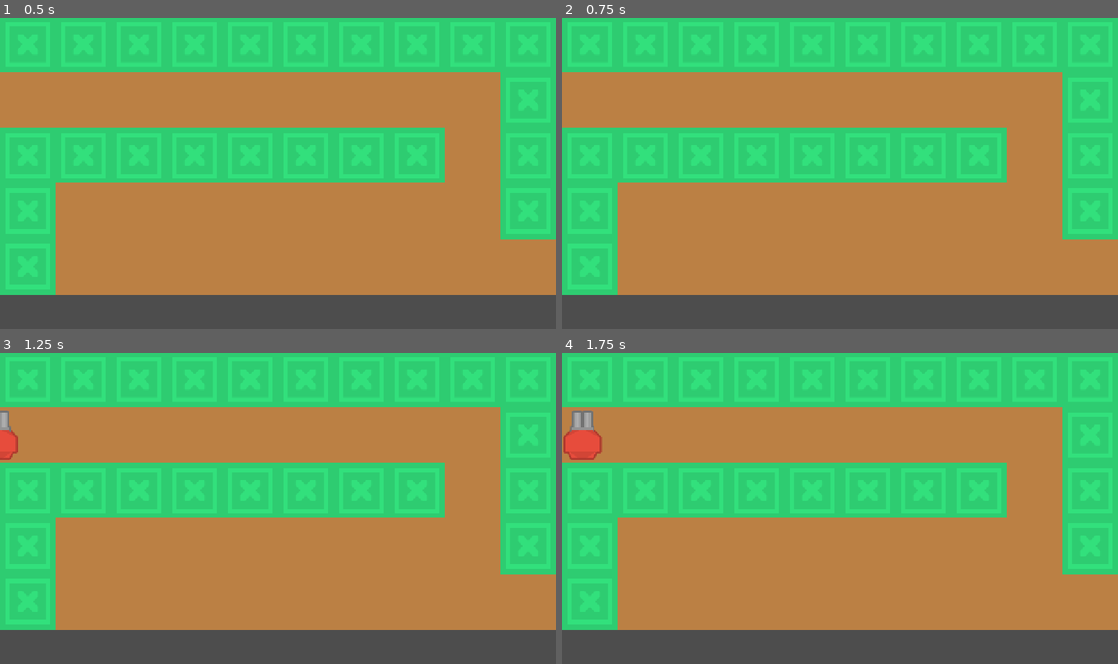
Above: before the commit, frames 1-4 (two rows, left to right).
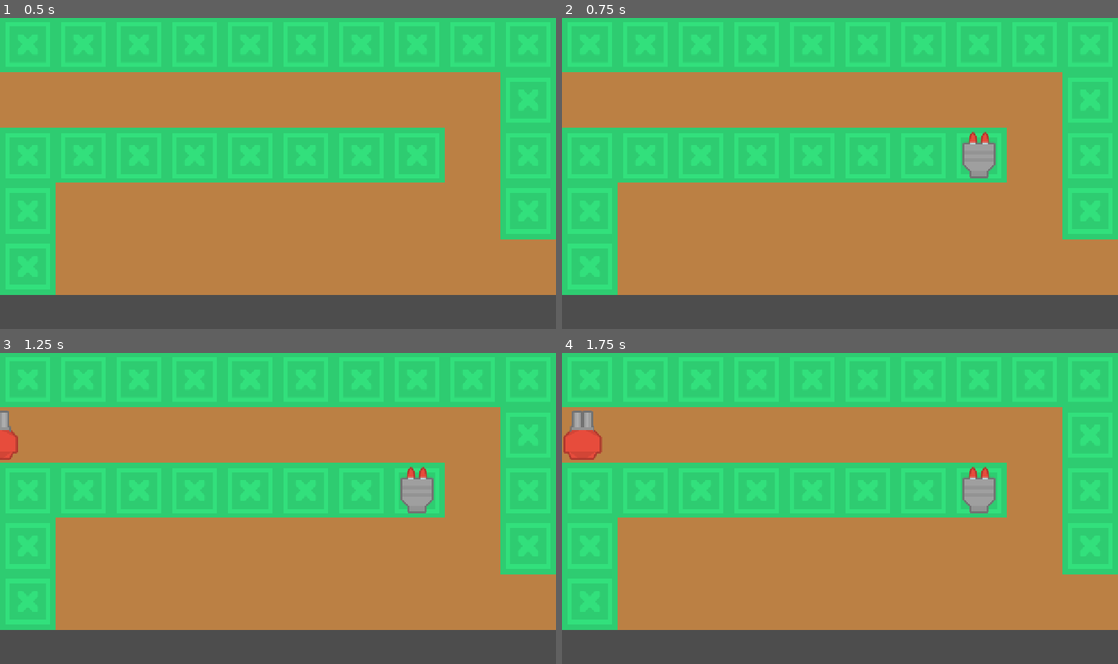
Above: after the commit, the same moments.

Repository: MarioMunPeq/primer-tower-defense
Game: Godot game, scene res://scenes/main.tscn
The game is run twice, just before and just after one commit, with the same random seed, the same clock (stepped at 60 frames per second) and the same inputs.
Inputs (mouse positions are in pixels of both pictures, inside the frame that each line leads up to):
- Up to frame 1 (0.5 s): no input
- Up to frame 2 (0.75 s): tap Enter at 0.5 s; move the mouse to (962, 157) at 0.52 s; click (962, 157) at 0.67 s
- Up to frame 3 (1.25 s): no input
- Up to frame 4 (1.75 s): move the mouse to (728, 524) at 1.27 s; click (728, 524) at 1.42 s

Frame 1 is identical in both runs. In frame 2, 0.7% of the frame differs, in the area x 72-78%, y 36-52%; in frame 3, 0.7%; in frame 4, 0.7%.

Commit message:
feat: add basic tower combat

Diff:
--- a/scenes/enemies/basic_enemy.tscn
+++ b/scenes/enemies/basic_enemy.tscn
@@ -3,9 +3,21 @@
 [ext_resource type="Texture2D" path="res://assets/sprites/towerDefense_tile250.png" id="1_sprite"]
 [ext_resource type="Script" path="res://scripts/enemies/basic_enemy.gd" id="2_script"]
 
+[sub_resource type="CircleShape2D" id="SubResource_1"]
+radius = 48.0
+
 [node name="BasicEnemy" type="Node2D"]
 script = ExtResource("2_script")
 script/speed = 100.0
+script/health = 10
 
 [node name="Sprite" type="Sprite2D" parent="."]
 texture = ExtResource("1_sprite")
+
+[node name="Hitbox" type="Area2D" parent="."]
+collision_layer = 2
+collision_mask = 0
+monitoring = false
+
+[node name="CollisionShape2D" type="CollisionShape2D" parent="Hitbox"]
+shape = SubResource("SubResource_1")
--- /dev/null
+++ b/scenes/projectiles/basic_projectile.tscn
@@ -0,0 +1,12 @@
+[gd_scene load_steps=2 format=3]
+
+[ext_resource type="Texture2D" path="res://assets/sprites/towerDefense_tile251.png" id="1_sprite"]
+[ext_resource type="Script" path="res://scripts/projectiles/basic_projectile.gd" id="2_script"]
+
+[node name="BasicProjectile" type="Node2D"]
+script = ExtResource("2_script")
+script/speed = 400.0
+
+[node name="Sprite" type="Sprite2D" parent="."]
+texture = ExtResource("1_sprite")
+scale = Vector2(0.5, 0.5)
--- /dev/null
+++ b/scenes/towers/basic_tower.tscn
@@ -0,0 +1,24 @@
+[gd_scene load_steps=3 format=3]
+
+[ext_resource type="Texture2D" path="res://assets/sprites/towerDefense_tile204.png" id="1_sprite"]
+[ext_resource type="Script" path="res://scripts/towers/basic_tower.gd" id="2_script"]
+
+[sub_resource type="CircleShape2D" id="SubResource_1"]
+radius = 180.0
+
+[node name="BasicTower" type="Node2D"]
+script = ExtResource("2_script")
+script/range = 180.0
+script/damage = 1
+script/attack_cooldown = 0.8
+
+[node name="Sprite" type="Sprite2D" parent="."]
+texture = ExtResource("1_sprite")
+
+[node name="DetectionArea" type="Area2D" parent="."]
+collision_layer = 0
+collision_mask = 2
+monitoring = true
+
+[node name="CollisionShape2D" type="CollisionShape2D" parent="DetectionArea"]
+shape = SubResource("SubResource_1")
--- a/scripts/enemies/basic_enemy.gd
+++ b/scripts/enemies/basic_enemy.gd
@@ -2,9 +2,11 @@
 ## Basic enemy that follows the EnemyPath (a Path2D) from start to finish.
 ## The enemy is instantiated as a child of a PathFollow2D, which in turn is a
 ## child of the Path2D. Each physics frame the PathFollow2D advances along the
-## curve, which moves this node along the path.
+## curve, which moves this node along the path. It has health and can be
+## damaged by towers.
 
 @export var speed: float = 100.0
+@export var health: int = 10
 
 func _ready() -> void:
 	print("BasicEnemy spawned at ", global_position)
@@ -19,8 +21,24 @@
 	if follow.progress_ratio >= 1.0:
 		_reach_end()
 
+## Applies damage to the enemy. When health reaches zero the enemy dies and
+## frees its PathFollow2D (and this node as its child).
+func take_damage(amount: int) -> void:
+	health -= amount
+	if health <= 0:
+		_die()
+
+func _die() -> void:
+	if not is_instance_valid(get_parent()):
+		return
+	if get_parent() is PathFollow2D:
+		get_parent().queue_free()
+	else:
+		queue_free()
+
 ## Called when the enemy completes the path. Frees the PathFollow2D (and this
 ## node as its child) so nothing lingers in the scene.
 func _reach_end() -> void:
 	print("BasicEnemy reached end, freeing")
-	get_parent().queue_free()
+	if is_instance_valid(get_parent()) and get_parent() is PathFollow2D:
+		get_parent().queue_free()
--- a/scripts/main.gd
+++ b/scripts/main.gd
@@ -8,12 +8,22 @@
 const ATLAS_ROAD := Vector2i(1, 0)
 
 const BASIC_ENEMY := preload("res://scenes/enemies/basic_enemy.tscn")
+const BASIC_TOWER := preload("res://scenes/towers/basic_tower.tscn")
+
+const TOWER_RANGE := 180.0
+
+var _towers := {}
+var _hover_tile := Vector2i(-1, -1)
 
 func _ready():
 	_setup_tilemap()
 	_paint_map()
 	_setup_path()
 	_spawn_enemy()
+
+	var towers := Node2D.new()
+	towers.name = "Towers"
+	add_child(towers)
 
 func _setup_tilemap():
 	var ts := TileSet.new()
@@ -86,3 +96,58 @@
 
 	var enemy := BASIC_ENEMY.instantiate()
 	follow.add_child(enemy)
+
+## Updates the hovered tile (for placement feedback) and redraws when it changes.
+func _process(_delta: float) -> void:
+	var tile := _mouse_to_tile(get_global_mouse_position())
+	if tile != _hover_tile:
+		_hover_tile = tile
+		queue_redraw()
+
+func _unhandled_input(event: InputEvent) -> void:
+	if event is InputEventMouseButton and event.button_index == MOUSE_BUTTON_LEFT and event.pressed:
+		_try_place_tower(get_global_mouse_position())
+
+## Converts a world position to tilemap coordinates. Returns (-1,-1) off-map.
+func _mouse_to_tile(world_pos: Vector2) -> Vector2i:
+	var tile := Vector2i(floori(world_pos.x / TILE_SIZE), floori(world_pos.y / TILE_SIZE))
+	if tile.x < 0 or tile.y < 0 or tile.x >= MAP_COLS or tile.y >= MAP_ROWS:
+		return Vector2i(-1, -1)
+	return tile
+
+## Can only place on a grass tile that does not already hold a tower.
+func _can_place(tile: Vector2i) -> bool:
+	if tile == Vector2i(-1, -1):
+		return false
+	if _towers.has(tile):
+		return false
+	return $Map.get_cell_atlas_coords(tile) == ATLAS_GRASS
+
+func _try_place_tower(world_pos: Vector2) -> void:
+	var tile := _mouse_to_tile(world_pos)
+	if not _can_place(tile):
+		return
+
+	var tower := BASIC_TOWER.instantiate()
+	tower.position = _tile_center(tile)
+	$Towers.add_child(tower)
+	_towers[tile] = tower
+	queue_redraw()
+
+func _tile_center(tile: Vector2i) -> Vector2:
+	return Vector2(tile.x * TILE_SIZE + TILE_SIZE / 2.0, tile.y * TILE_SIZE + TILE_SIZE / 2.0)
+
+## Placement feedback: highlights the hovered tile (green if placeable, red if
+## not) and draws a translucent range circle when placing is allowed.
+func _draw() -> void:
+	if _hover_tile == Vector2i(-1, -1):
+		return
+
+	var placeable := _can_place(_hover_tile)
+	var tile_pos := Vector2(_hover_tile.x * TILE_SIZE, _hover_tile.y * TILE_SIZE)
+	var color := Color(0.3, 1.0, 0.3, 0.45) if placeable else Color(1.0, 0.3, 0.3, 0.45)
+	draw_rect(Rect2(tile_pos, Vector2(TILE_SIZE, TILE_SIZE)), color, true)
+
+	if placeable:
+		var center := tile_pos + Vector2(TILE_SIZE / 2.0, TILE_SIZE / 2.0)
+		draw_circle(center, TOWER_RANGE, Color(1.0, 1.0, 1.0, 0.12))
--- /dev/null
+++ b/scripts/projectiles/basic_projectile.gd
@@ -0,0 +1,29 @@
+extends Node2D
+## Basic projectile: flies toward a target enemy and deals damage on impact,
+## freeing itself once it hits (or if the target is gone).
+
+@export var speed: float = 400.0
+
+var _damage: int = 1
+var _target: Node2D = null
+
+func init(dmg: int, target: Node2D) -> void:
+	_damage = dmg
+	_target = target
+
+func _physics_process(delta: float) -> void:
+	if not is_instance_valid(_target):
+		queue_free()
+		return
+
+	var to_target := _target.global_position - global_position
+	var distance := to_target.length()
+	var step := speed * delta
+
+	if distance <= step:
+		if _target.has_method("take_damage"):
+			_target.take_damage(_damage)
+		queue_free()
+		return
+
+	global_position += to_target.normalized() * step
--- /dev/null
+++ b/scripts/towers/basic_tower.gd
@@ -0,0 +1,73 @@
+extends Node2D
+## Basic tower: detects enemies inside its range (Area2D) and fires
+## basic_projectile instances at the nearest target every attack_cooldown.
+
+@export var range: float = 180.0
+@export var damage: int = 1
+@export var attack_cooldown: float = 0.8
+
+const BASIC_PROJECTILE := preload("res://scenes/projectiles/basic_projectile.tscn")
+
+var _targets: Array = []
+var _cooldown_left: float = 0.0
+
+func _ready() -> void:
+	$DetectionArea/CollisionShape2D.shape.radius = range
+	$DetectionArea.area_entered.connect(_on_area_entered)
+	$DetectionArea.area_exited.connect(_on_area_exited)
+
+func _on_area_entered(area: Area2D) -> void:
+	var enemy: Node2D = area.get_parent()
+	if enemy != null and enemy.has_method("take_damage"):
+		if not _targets.has(enemy):
+			_targets.append(enemy)
+
+func _on_area_exited(area: Area2D) -> void:
+	var enemy: Node2D = area.get_parent()
+	_targets.erase(enemy)
+
+func _physics_process(delta: float) -> void:
+	_clean_dead_targets()
+	if _targets.is_empty():
+		return
+
+	_cooldown_left -= delta
+	if _cooldown_left > 0.0:
+		return
+
+	var target := _get_nearest_target()
+	if target == null:
+		return
+
+	_fire(target)
+	_cooldown_left = attack_cooldown
+
+func _clean_dead_targets() -> void:
+	var i := 0
+	while i < _targets.size():
+		if not is_instance_valid(_targets[i]):
+			_targets.remove_at(i)
+		else:
+			i += 1
+
+## Returns the closest valid enemy. Priority/first-target logic can be added
+## here in a future milestone; for now we always shoot the nearest one.
+func _get_nearest_target() -> Node2D:
+	var best: Node2D = null
+	var best_dist := INF
+	for enemy in _targets:
+		if not is_instance_valid(enemy):
+			continue
+		var d := global_position.distance_to(enemy.global_position)
+		if d < best_dist:
+			best_dist = d
+			best = enemy
+	return best
+
+func _fire(target: Node2D) -> void:
+	var proj := BASIC_PROJECTILE.instantiate()
+	proj.init(damage, target)
+	# The projectile is a child of the tower, so position is local to it.
+	# Spawn slightly above the tower's center so it looks like it was fired.
+	proj.position = Vector2(0, -32)
+	add_child(proj)
Not shown, added: scripts/projectiles/basic_projectile.gd.uid
Not shown, added: scripts/towers/basic_tower.gd.uid
